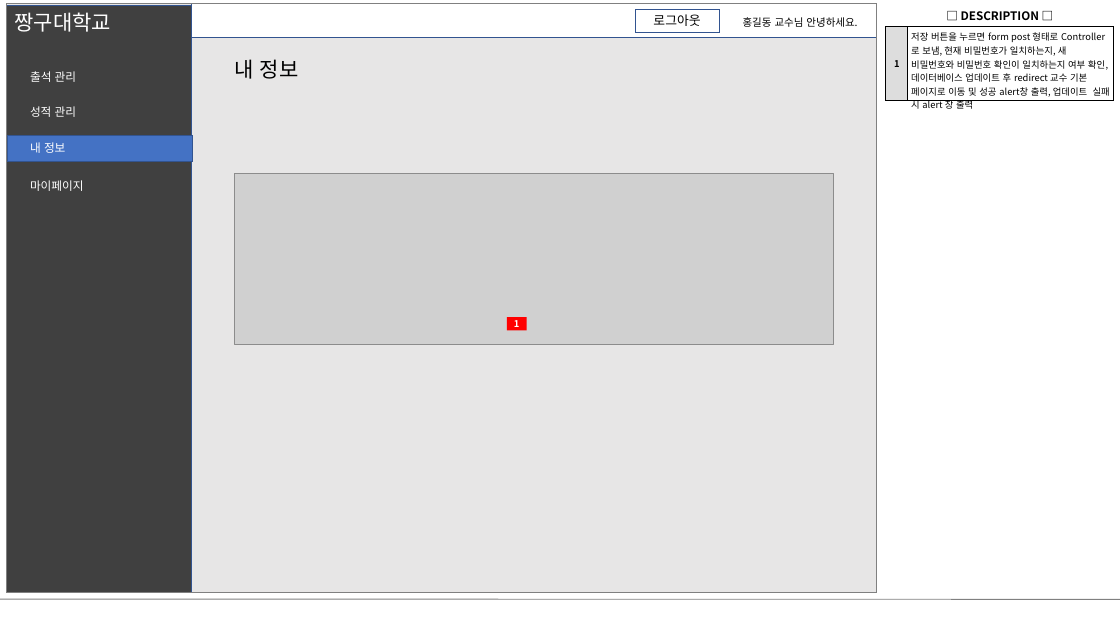
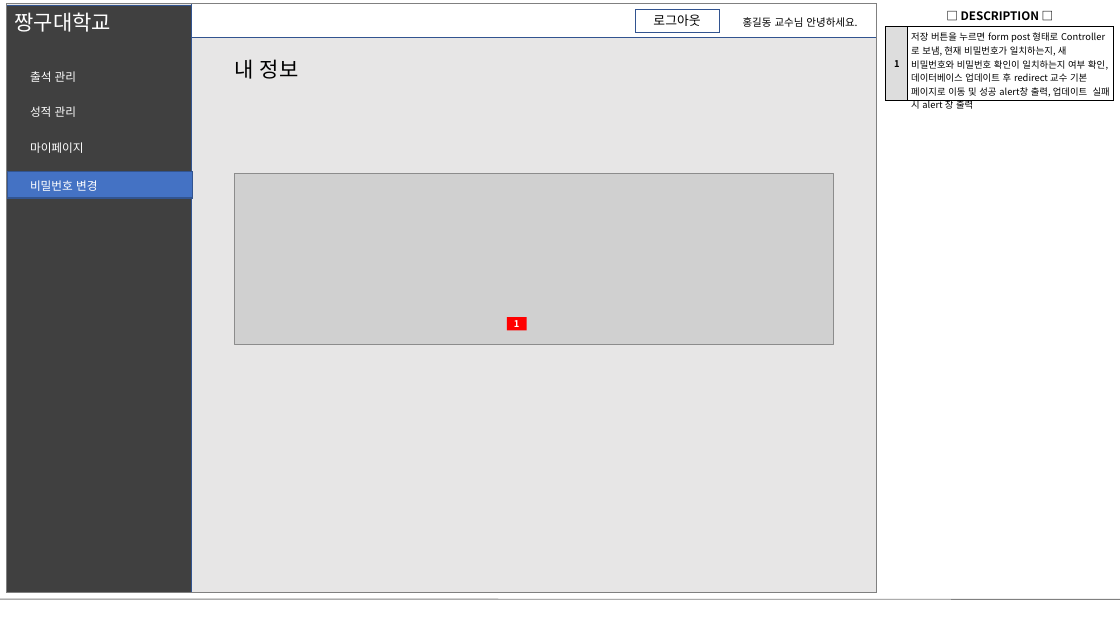
Before and after one commit to stacktack2/second_team_project, a slide deck: slide 30 of 04.산출물 제출/03.화면 설계서/화면설계서v8.pptx (slide 29 before the commit). Drawn at 1120x630 pixels with LibreOffice and Linux fonts; fonts in the diff are those of the drawing; grey boxes stand for pictures. Boxes give left, top, right and bottom in pixels: in the first picture for what was removed or moved away, otherwise in the second. Text is boxed around its words. In the diff, an @@ line names an element or a change of style, - is before the commit and + after.

```diff
--- a/04.산출물 제출/03.화면 설계서/화면설계서v8.pptx
+++ b/04.산출물 제출/03.화면 설계서/화면설계서v8.pptx
@@ text "마이페이지": place and size @@
-text "마이페이지" at (30,180,84,191)
+text "마이페이지" at (30,142,84,153)
@@ text removed at (30,142,65,153) @@
-내 정보
@@ rectangle: place and size @@
-rectangle at (8,135,192,161)
+rectangle at (8,171,192,197)
@@ text added at (30,180,97,191), 10 pt, text #FFFFFF @@
+비밀번호 변경
```
Also in this commit, not shown: 2 other slides changed, 2 other files.
